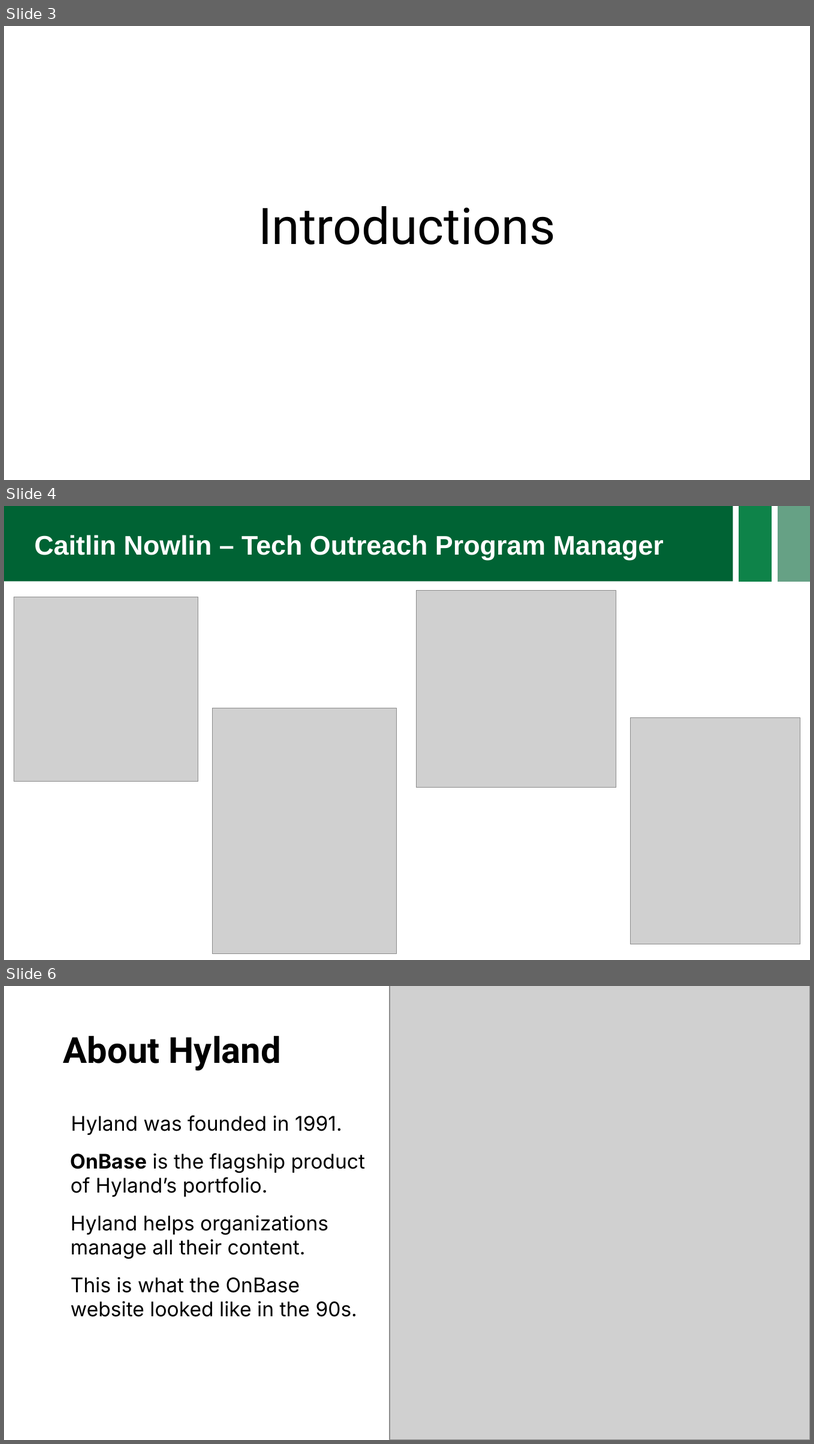
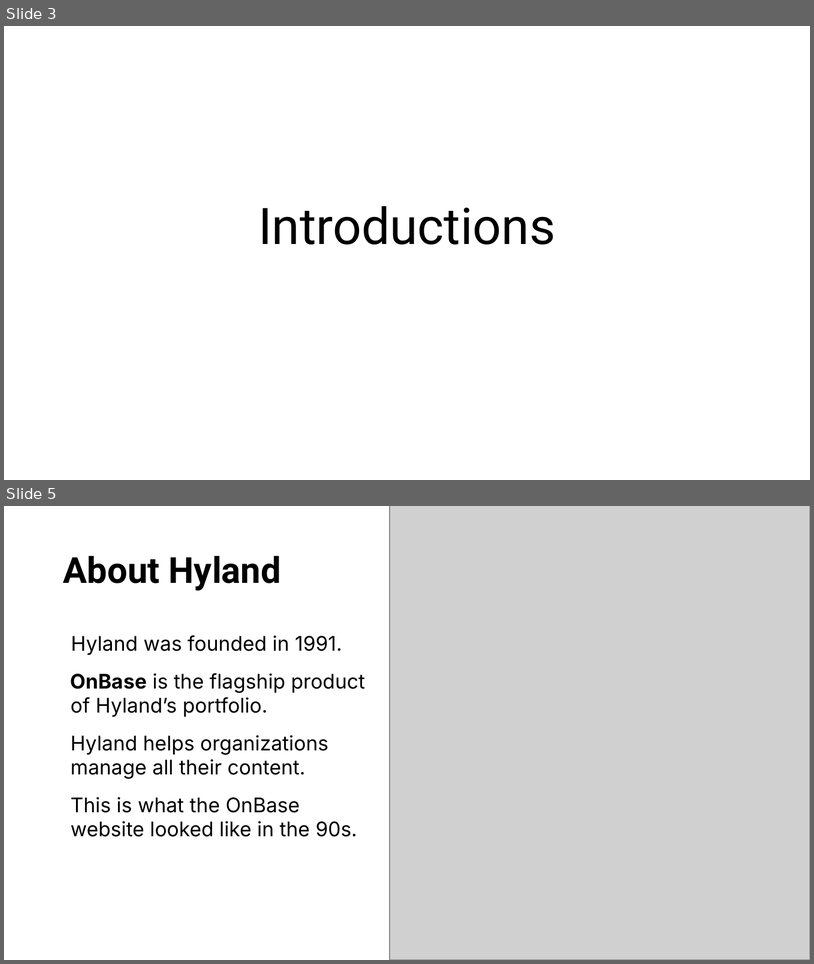
Before and after one commit to hylandtechoutreach/hs-internship, a slide deck: WelcomeIntros.pptx. Shown one above the other, each under a label of ours: slides 3, 4 and 6 before the commit, slides 3 and 5 after it; the slides between them are not shown. The pictures are 814x1444 and 814x964 pixels, drawn with LibreOffice and Linux fonts; fonts in the diff are those of the drawing; grey boxes stand for pictures. Boxes give left, top, right and bottom in pixels: in the first picture for what was removed or moved away, otherwise in the second. Text is boxed around its words. In the diff, an @@ line names an element or a change of style, - is before the commit and + after.

```diff
--- a/WelcomeIntros.pptx
+++ b/WelcomeIntros.pptx
@@ slide 4 removed at [4, 506, 810, 960], background #FFFFFF @@
@@ title removed at [4, 506, 734, 582] @@
-Caitlin Nowlin – Tech Outreach Program Manager
@@ freeform shape removed at [740, 506, 772, 582] @@
@@ freeform shape removed at [778, 506, 810, 582] @@
@@ picture removed at [417, 591, 617, 787] @@
@@ picture removed at [14, 597, 199, 781] @@
@@ picture removed at [213, 708, 397, 954] @@
@@ picture removed at [631, 718, 800, 944] @@
@@ what was slide 6 is now slide 5 @@
```
Also in this commit, not shown: 1 slide changed, 4 other files.
